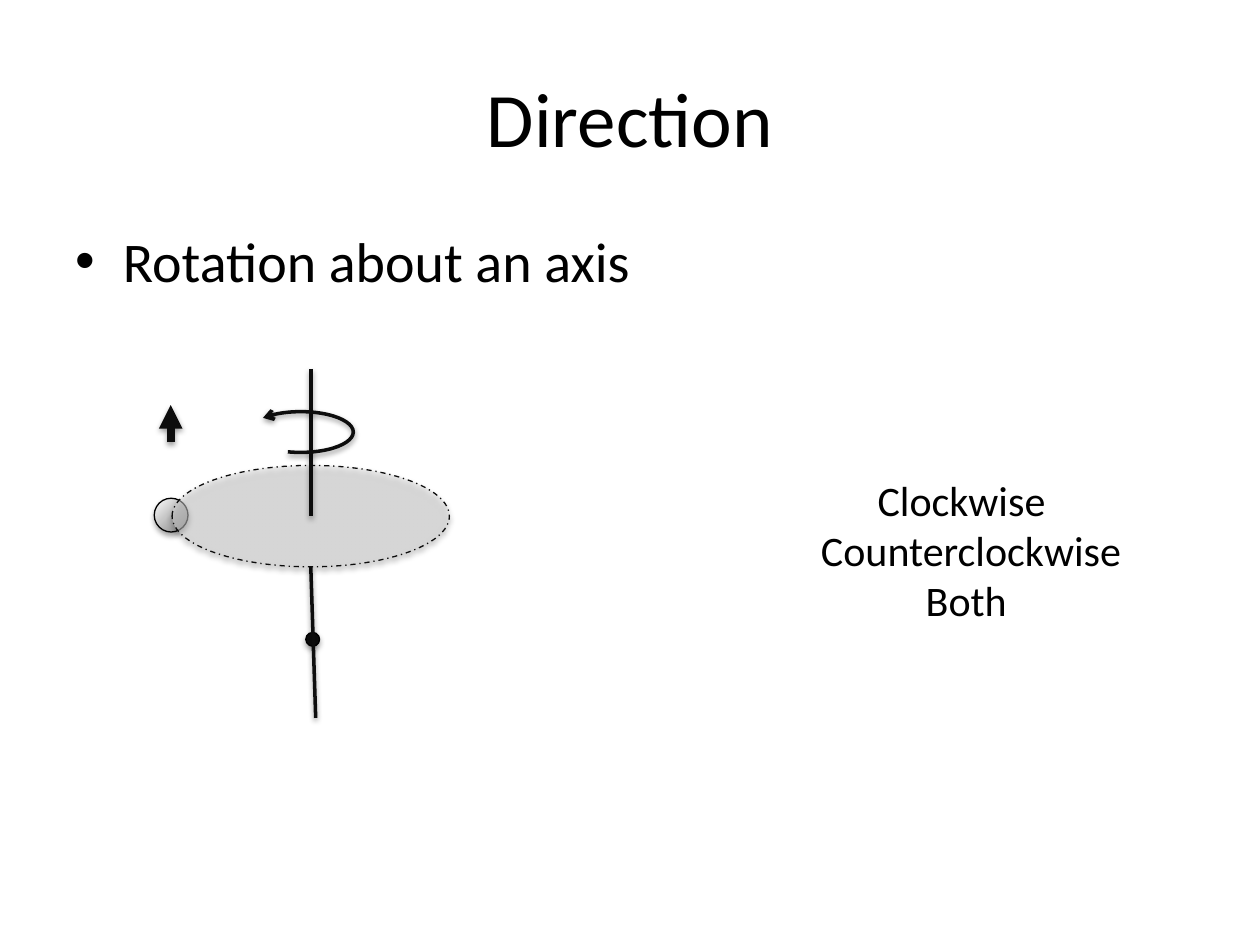
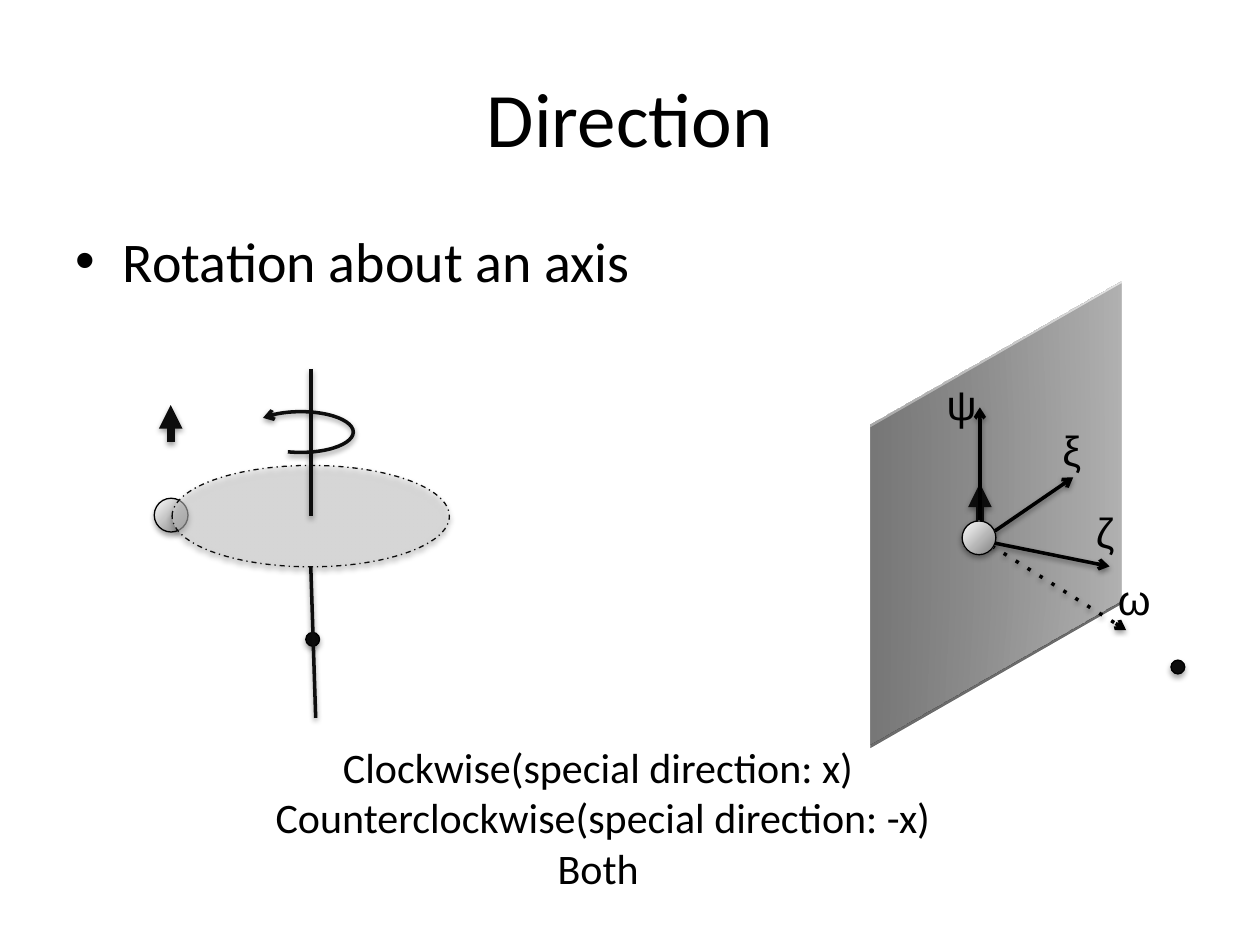
Before and after one commit to jxc761/3DMotionDB, a slide deck: slide 7 of docs/motion.pptx (slide 8 before the commit). Drawn at 1260x945 pixels with LibreOffice and Linux fonts; fonts in the diff are those of the drawing. Boxes give left, top, right and bottom in pixels: in the first picture for what was removed or moved away, otherwise in the second. Text is boxed around its words. In the diff, an @@ line names an element or a change of style, - is before the commit and + after.

```diff
--- a/docs/motion.pptx
+++ b/docs/motion.pptx
@@ group added at (818, 316, 1184, 708): 5 arrows, 4 texts, 2 ellipses, 1 rectangle @@
+ξ
+ω
+ψ
+ζ
@@ text "Clockwise(special direction: x)": place and size @@
-text "Clockwise(special direction: x)" at (821, 486, 1121, 617)
+text "Clockwise(special direction: x)" at (276, 752, 930, 885)
@@ text at (276, 752, 930, 840): text changed @@
-Clockwise
-Counterclockwise
+Clockwise(special direction: x)
+Counterclockwise(special direction: -x)
```
Also in this commit, not shown: 4 other slides changed, 1 slide removed, 16 other files.
